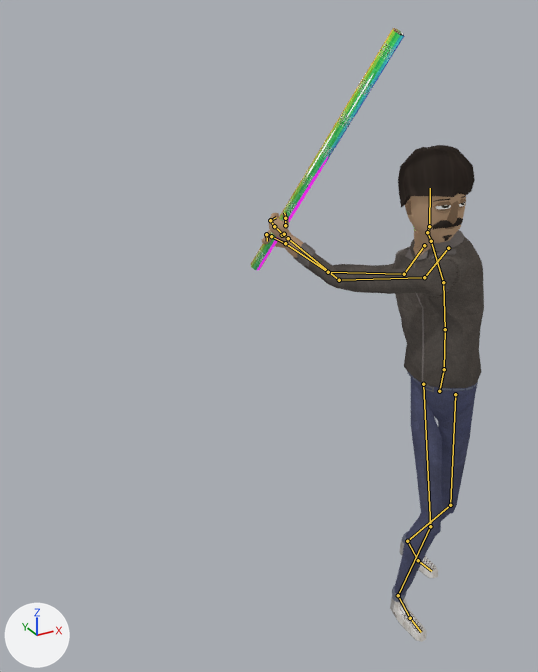
What one commit did to the Blender file Assets/Characters/MC/Anim/Swing.blend.
Rendered twice from a 50 mm lens placed at (-3.48, -3.73, 2.19), pointed at (-0.98, 0.83, -0.08). The axes (+X, +Y, +Z) are drawn at lower left. The lights are the same throughout. Both versions are drawn at frame 7 of the action 'ArmatureAction'; the numbers are the values there. The bones that bend it are drawn over the model as lines.
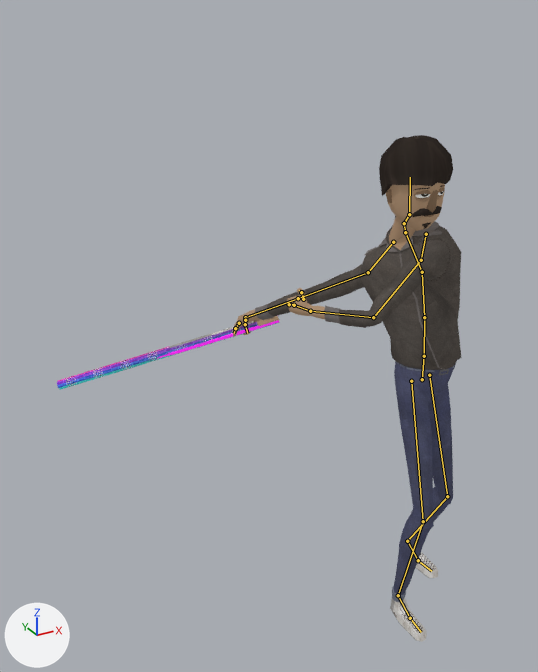
What differs and where, as boxes (x1, y1, x2, y2) in the pictures (538 x 672 px):
```json
{"object": "Cube", "change": "posed", "before": [251, 28, 484, 642], "after": [57, 216, 461, 642], "on screen": "73% wider, 31% shorter"}
{"object": "Cube.001", "change": "posed", "before": [398, 145, 475, 243], "after": [379, 135, 453, 231]}
{"bone": "Hips", "before": "(439, 391) to (444, 369)", "after": "(422, 379) to (424, 356)"}
{"bone": "Stomach", "before": "(444, 369) to (445, 329)", "after": "(424, 356) to (424, 317)"}
{"bone": "Chest", "before": "(445, 329) to (443, 282)", "after": "(424, 317) to (422, 272)"}
{"bone": "Chest 2", "before": "(443, 282) to (431, 241)", "after": "(422, 272) to (405, 232)"}
{"bone": "Upperarm.L", "before": "(424, 277) to (339, 280)", "after": "(421, 260) to (373, 317)"}
{"bone": "LowerArm.L", "before": "(339, 280) to (288, 238)", "after": "(373, 317) to (310, 311)"}
{"bone": "Neck", "before": "(431, 241) to (427, 232)", "after": "(405, 232) to (404, 223)"}
{"bone": "Head", "before": "(429, 226) to (430, 188)", "after": "(409, 214) to (410, 177)"}
{"bone": "Shoulder.R", "before": "(424, 245) to (404, 274)", "after": "(393, 242) to (368, 272)"}
{"bone": "Upperarm.R", "before": "(404, 274) to (328, 272)", "after": "(368, 272) to (298, 298)"}
{"bone": "LowerArm.R", "before": "(328, 272) to (285, 243)", "after": "(298, 298) to (245, 317)"}
{"bone": "Hand.R", "before": "(285, 243) to (271, 236)", "after": "(245, 317) to (245, 320)"}
```

Scene script edits in JSON lines:
```json
{"block": "bone_hips", "where": "bone_hips = bpy.data.objects['Armature'].pose.bones['Hips']"}
{"op": "set", "path": "bone_hips.location", "old": "(0.022, -0.163, 0.043)", "new": "(-0.002, -0.128, -0.131)"}
{"op": "set", "path": "bone_hips.rotation_quaternion", "old": "(0.88, 0.038, -0.469, -0.06)", "new": "(0.985, -0.026, 0.152, -0.072)", "note": "degrees (12, -55, -14) -> degrees (-4, 17, -9)"}
{"block": "bone_stomach", "where": "bone_stomach = bpy.data.objects['Armature'].pose.bones['Stomach']  # child of 'Hips'"}
{"op": "set", "path": "bone_stomach.rotation_quaternion", "old": "(0.973, -0.031, -0.196, 0.116)", "new": "(0.918, 0.0, -0.385, 0.077)", "note": "degrees (-7, -22, 15) -> degrees (-5, -45, 12)"}
{"block": "bone_chest", "where": "bone_chest = bpy.data.objects['Armature'].pose.bones['Chest']  # child of 'Stomach'"}
{"op": "set", "path": "bone_chest.rotation_quaternion", "old": "(0.996, -0.075, -0.04, 0.04)", "new": "(0.971, -0.071, -0.22, 0.03)", "note": "degrees (-9, -4, 5) -> degrees (-10, -25, 6)"}
{"block": "bone_chest_2", "where": "bone_chest_2 = bpy.data.objects['Armature'].pose.bones['Chest 2']  # child of 'Chest'"}
{"op": "set", "path": "bone_chest_2.rotation_quaternion", "old": "(0.99, 0.099, -0.094, 0.019)", "new": "(0.982, 0.05, -0.111, 0.139)", "note": "degrees (11, -11, 1) -> degrees (4, -13, 16)"}
{"block": "bone_upperarm_l", "where": "bone_upperarm_l = bpy.data.objects['Armature'].pose.bones['Upperarm.L']  # child of 'Shoulder.L'"}
{"op": "set", "path": "bone_upperarm_l.rotation_quaternion", "old": "(0.786, 0.456, 0.406, 0.096)", "new": "(0.911, 0.253, 0.218, -0.236)", "note": "degrees (72, 33, 39) -> degrees (25, 31, -22)"}
{"block": "bone_lowerarm_l", "where": "bone_lowerarm_l = bpy.data.objects['Armature'].pose.bones['LowerArm.L']  # child of 'Upperarm.L'"}
{"op": "set", "path": "bone_lowerarm_l.rotation_quaternion", "old": "(0.907, 0.124, -0.283, 0.285)", "new": "(0.751, 0.523, 0.267, 0.264)", "note": "degrees (4, -36, 33) -> degrees (73, 7, 44)"}
{"block": "bone_neck", "where": "bone_neck = bpy.data.objects['Armature'].pose.bones['Neck']  # child of 'Chest 2'"}
{"op": "set", "path": "bone_neck.rotation_quaternion", "old": "(0.859, 0.301, 0.405, -0.079)", "new": "(0.824, 0.307, 0.45, -0.082)", "note": "degrees (43, 48, 9) -> degrees (48, 54, 14)"}
{"block": "bone_head", "where": "bone_head = bpy.data.objects['Armature'].pose.bones['Head']  # child of 'Neck2'"}
{"op": "set", "path": "bone_head.rotation_quaternion", "old": "(0.976, -0.081, 0.182, -0.085)", "new": "(0.987, 0.016, -0.089, -0.077)", "note": "degrees (-12, 20, -12) -> degrees (3, -10, -9)"}
{"block": "bone_shoulder_r", "where": "bone_shoulder_r = bpy.data.objects['Armature'].pose.bones['Shoulder.R']  # child of 'Chest 2'"}
{"op": "set", "path": "bone_shoulder_r.rotation_quaternion", "old": "(0.858, 0.069, 0.5, 0.101)", "new": "(0.806, 0.122, 0.576, 0.032)", "note": "degrees (24, 57, 27) -> degrees (38, 67, 30)"}
{"block": "bone_upperarm_r", "where": "bone_upperarm_r = bpy.data.objects['Armature'].pose.bones['Upperarm.R']  # child of 'Shoulder.R'"}
{"op": "set", "path": "bone_upperarm_r.rotation_quaternion", "old": "(0.755, 0.581, -0.273, 0.132)", "new": "(0.704, 0.366, -0.599, 0.02)", "note": "degrees (78, -34, -8) -> degrees (90, -60, -57)"}
{"block": "bone_lowerarm_r", "where": "bone_lowerarm_r = bpy.data.objects['Armature'].pose.bones['LowerArm.R']  # child of 'Upperarm.R'"}
{"op": "set", "path": "bone_lowerarm_r.rotation_quaternion", "old": "(0.904, 0.403, -0.11, -0.086)", "new": "(0.939, -0.087, -0.28, 0.08)", "note": "degrees (49, -7, -14) -> degrees (-15, -32, 14)"}
{"block": "bone_hand_r", "where": "bone_hand_r = bpy.data.objects['Armature'].pose.bones['Hand.R']  # child of 'LowerArm.R'"}
{"op": "set", "path": "bone_hand_r.rotation_quaternion", "old": "(0.941, -0.022, -0.332, 0.067)", "new": "(0.805, -0.185, -0.272, 0.485)", "note": "degrees (-6, -38, 10) -> degrees (-36, -15, 67)"}
```
